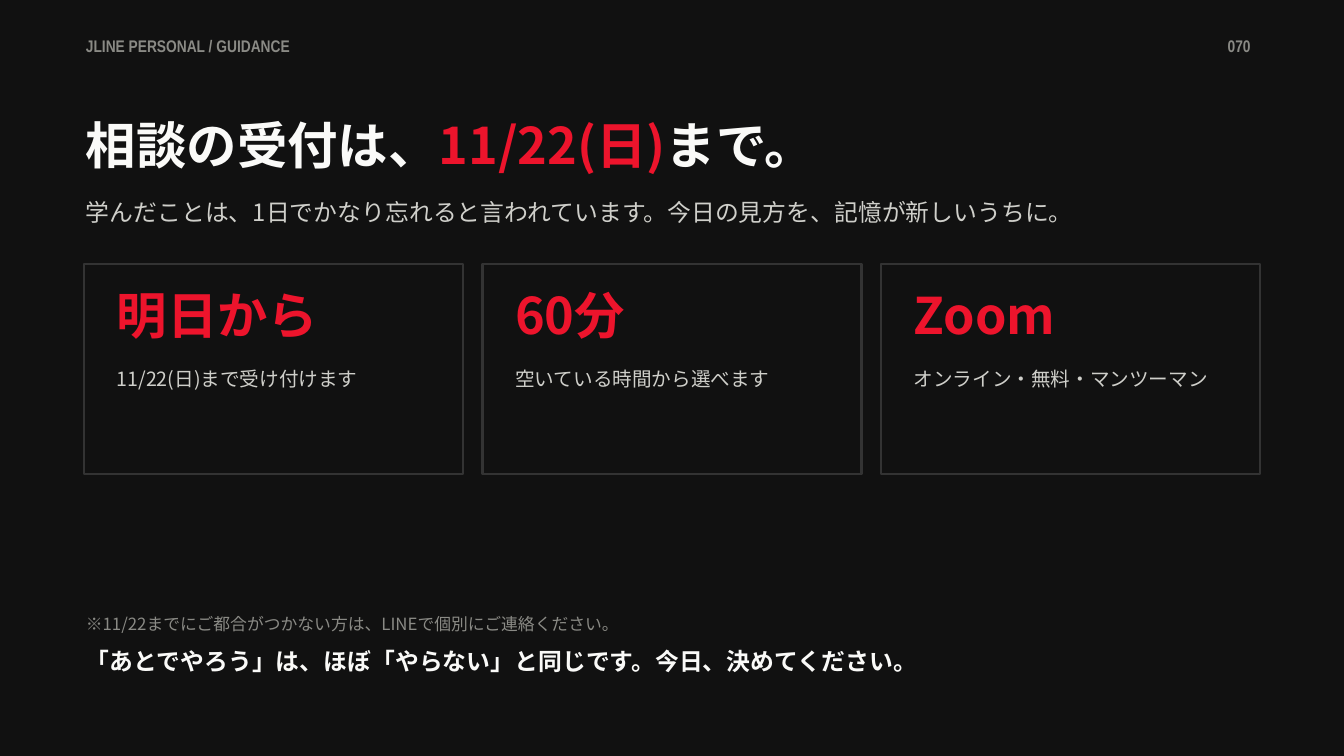
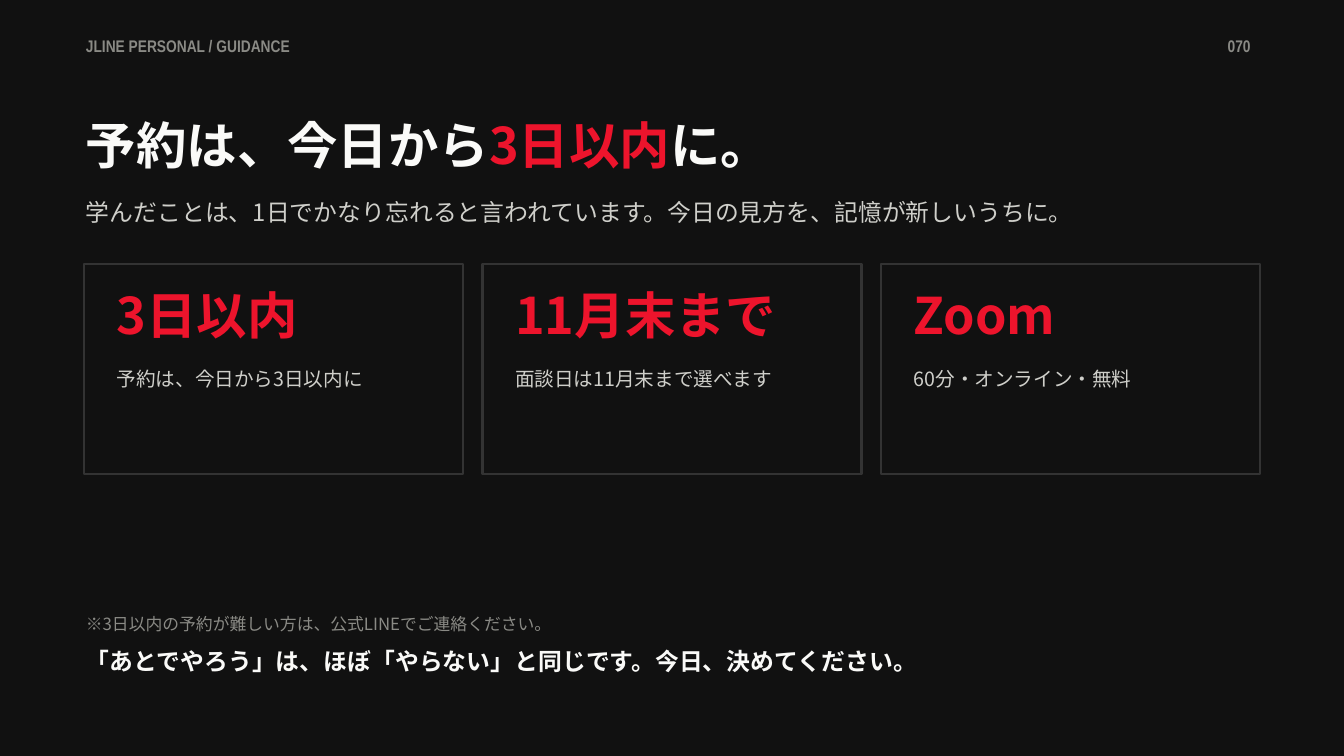
Before and after one commit to takafumisuzuki1117-sys/takafumi_suzuki, a slide deck: slide 70 of JLINEパーソナル/サッカーIQ爆上げセミナー/サッカーIQ爆上げセミナー_v2_20261105.pptx. Drawn at 1344x756 pixels with LibreOffice and Linux fonts; fonts in the diff are those of the drawing. Boxes give left, top, right and bottom in pixels: in the first picture for what was removed or moved away, otherwise in the second. Text is boxed around its words. In the diff, an @@ line names an element or a change of style, - is before the commit and + after.

```diff
--- a/JLINEパーソナル/サッカーIQ爆上げセミナー/サッカーIQ爆上げセミナー_v2_20261105.pptx
+++ b/JLINEパーソナル/サッカーIQ爆上げセミナー/サッカーIQ爆上げセミナー_v2_20261105.pptx
@@ text at (86,121,771,169): text changed @@
-相談の受付は、11/22(日)まで。
+予約は、今日から3日以内に。
@@ text at (117,291,298,339): text changed @@
-明日から
+3日以内
@@ text at (515,291,776,339): text changed @@
-60分
+11月末まで
@@ text at (117,369,363,388): text changed @@
-11/22(日)まで受け付けます
+予約は、今日から3日以内に
@@ text at (515,369,772,388): text changed @@
-空いている時間から選べます
+面談日は11月末まで選べます
@@ text at (914,369,1132,388): text changed @@
-オンライン・無料・マンツーマン
+60分・オンライン・無料
@@ text at (86,616,551,631): text changed @@
-※11/22までにご都合がつかない方は、LINEで個別にご連絡ください。
+※3日以内の予約が難しい方は、公式LINEでご連絡ください。
```
Also in this commit, not shown: 1 other slide changed, 1 other file.
